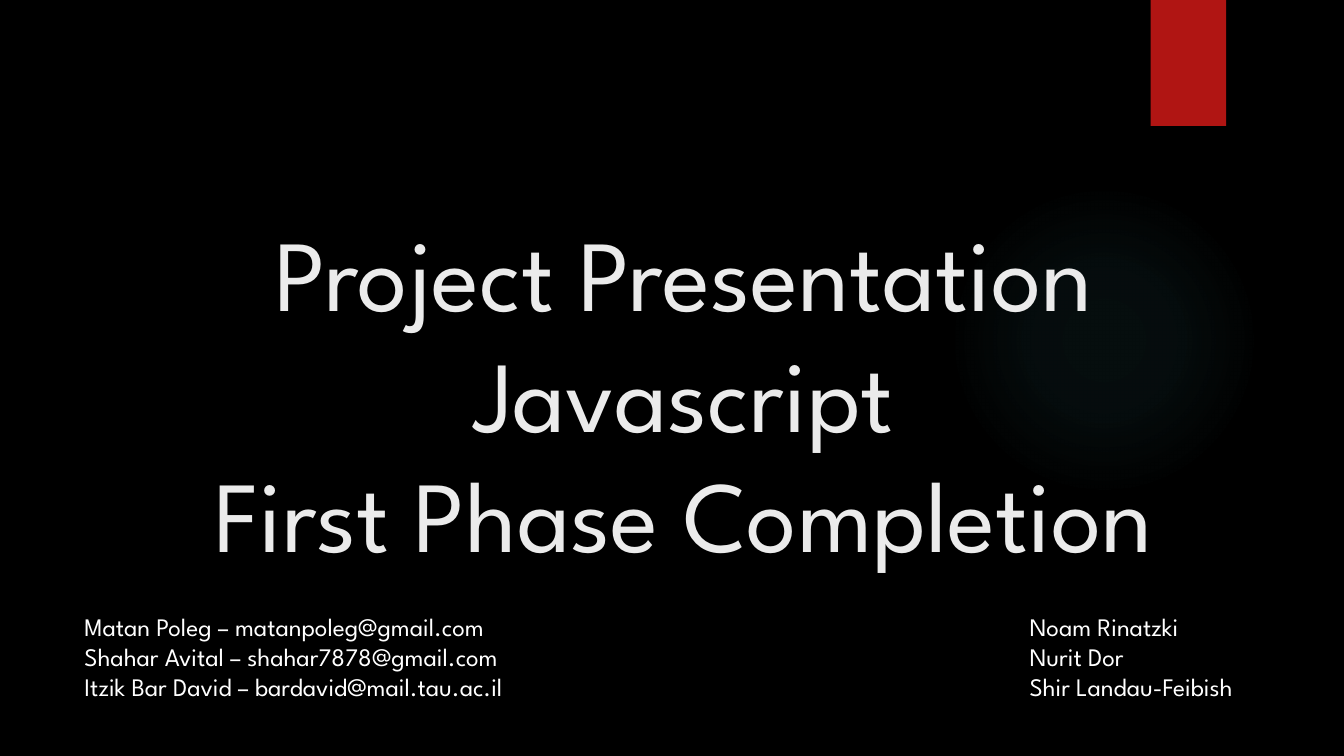
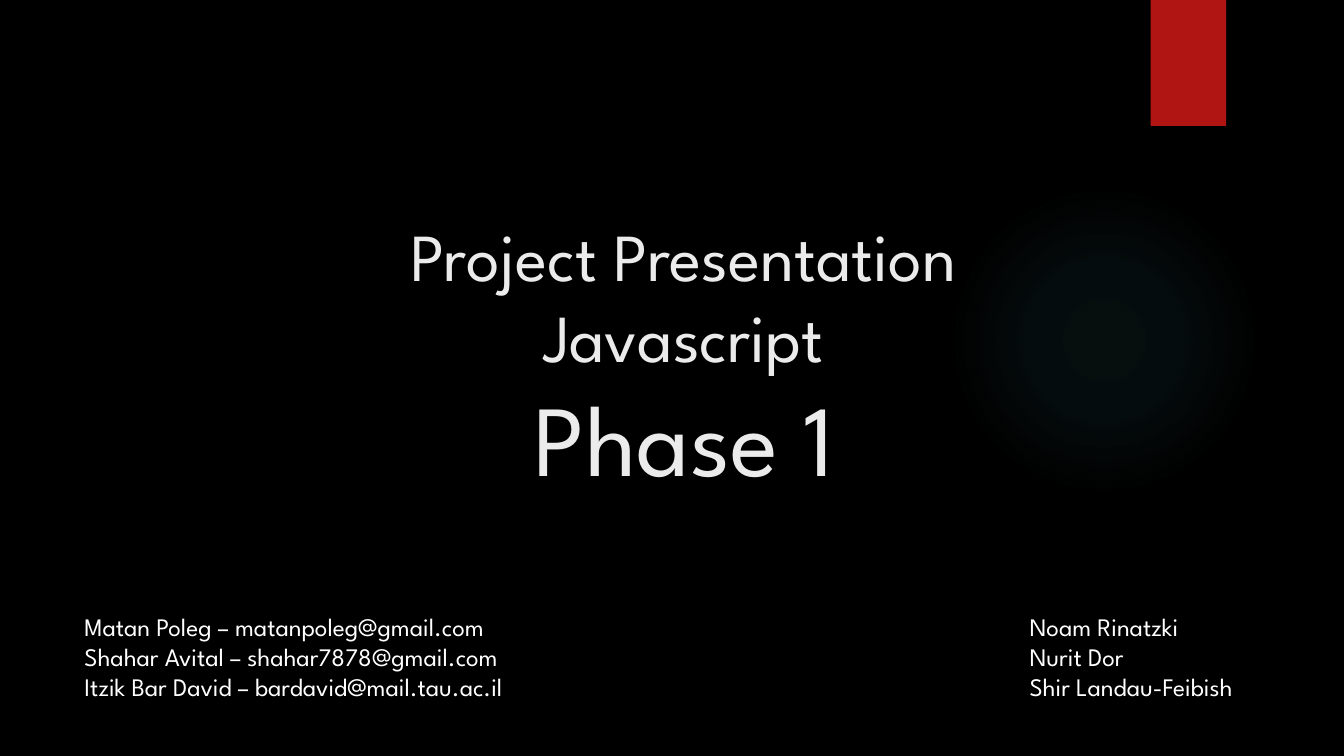
Before and after one commit to itzik-bd/jsfuzzer, a slide deck: slide 1 of ppt/First Phase Completion.pptx. Drawn at 1344x756 pixels with LibreOffice and Linux fonts; fonts in the diff are those of the drawing; background and template pictures are left out. Boxes give left, top, right and bottom in pixels: in the first picture for what was removed or moved away, otherwise in the second. Text is boxed around its words. In the diff, an @@ line names an element or a change of style, - is before the commit and + after.

```diff
--- a/ppt/First Phase Completion.pptx
+++ b/ppt/First Phase Completion.pptx
@@ title at (411, 236, 956, 478): text changed; size 72 to 48 pt @@
-Project Presentation
-Javascript
-First Phase Completion
+Project Presentation
+Javascript
+Phase 1
```
Also in this commit, not shown: 3 other slides changed, 1 slide added, 1 slide removed, 15 other files.
